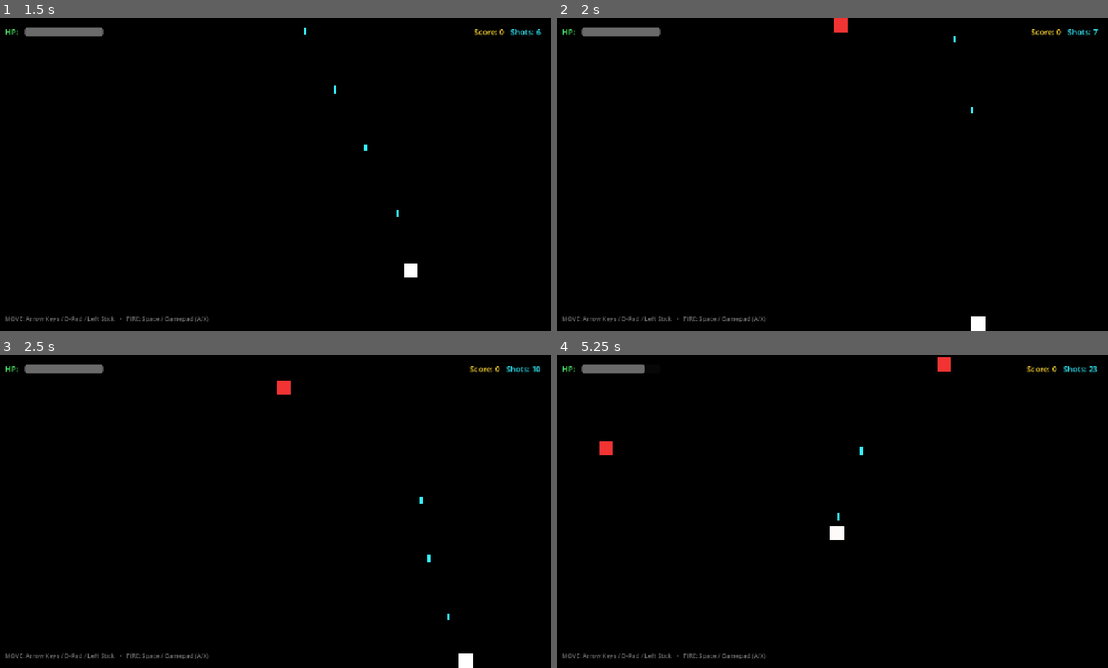
Above: before the commit, frames 1-4 (two rows, left to right).
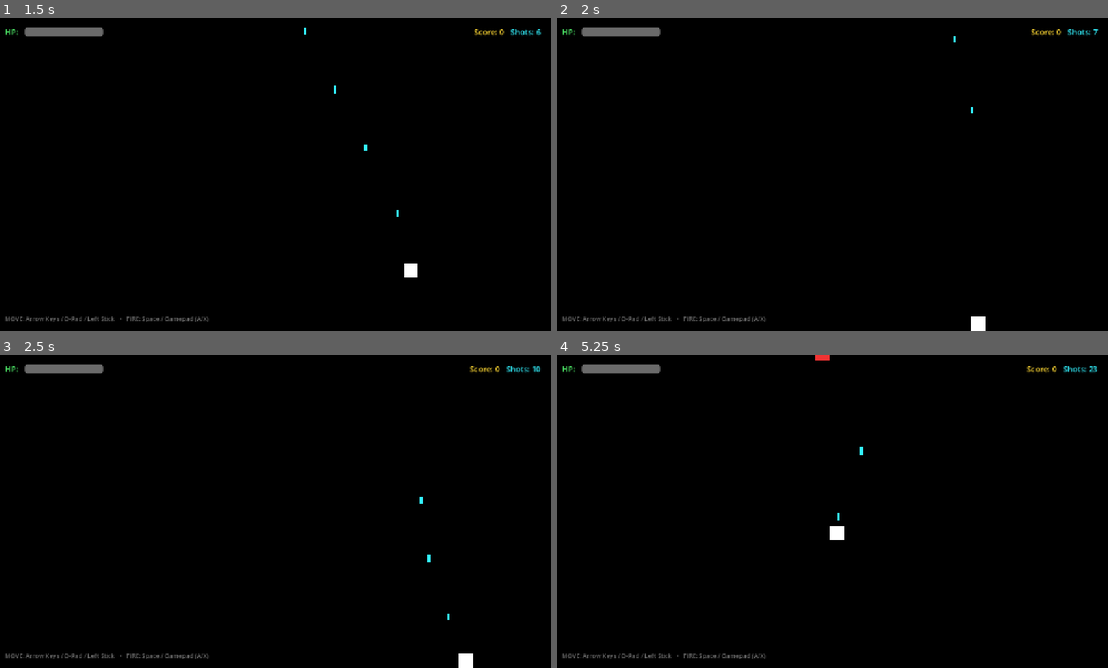
Above: after the commit, the same moments.

Repository: flou-ainan/first_godot_ai_made_game
Game: Godot game, scene res://main.tscn
The game is run twice, just before and just after one commit, with the same random seed, the same clock (stepped at 60 frames per second) and the same inputs.
Inputs:
- Up to frame 1 (1.5 s): tap Enter (ui_accept) at 0.5, 0.77 s; hold Right (ui_right) 0.53-1.28 s; hold Space (shoot) 0.53-1.28 s; hold Down (ui_down) from 1.28 s (still down); tap Space (shoot) at 1.35 s
- Up to frame 2 (2 s): keep holding Down (ui_down); tap Enter (ui_accept) at 1.52 s
- Up to frame 3 (2.5 s): release Down (ui_down) at 2.03 s; hold Right (ui_right) from 2.03 s (still down); hold Space (shoot) from 2.03 s (still down)
- Up to frame 4 (5.25 s): release Right (ui_right) at 2.78 s; release Space (shoot) at 2.78 s; hold Up (ui_up) 2.78-3.53 s; tap Space (shoot) at 2.85, 4.35 s; tap Enter (ui_accept) at 3.02, 3.77, 4.52 s; hold Space (shoot) 3.53-4.28 s; hold Left (ui_left) 3.53-5.03 s; hold Down (ui_down) from 5.03 s (still down); hold Space (shoot) from 5.03 s (still down)

Frame 1 is identical in both runs. In frame 2, 0.1% of the frame differs, in the area x 50-53%, y 0-5%; in frame 3, 0.1%; in frame 4, 0.4%, in the area x 7-72%, y 0-32%.

Commit message:
feat: spawn enemies every 2s after 5s initial delay

Diff:
--- a/main.gd
+++ b/main.gd
@@ -30,9 +30,8 @@
 @onready var _shots_label: Label = %ShotsLabel
 
 func _ready() -> void:
-	if _enemy_spawn_timer:
-		_enemy_spawn_timer.timeout.connect(_on_enemy_spawn_timer_timeout)
 	_update_hud()
+	get_tree().create_timer(5.0).timeout.connect(_start_enemy_spawning)
 
 func _physics_process(delta: float) -> void:
 	_handle_movement(delta)
@@ -85,7 +84,21 @@
 	_shots_fired += 1
 	_update_hud()
 
+func _start_enemy_spawning() -> void:
+	if not is_inside_tree():
+		return
+	_spawn_enemy()
+	if _enemy_spawn_timer:
+		_enemy_spawn_timer.wait_time = 2.0
+		_enemy_spawn_timer.one_shot = false
+		if not _enemy_spawn_timer.timeout.is_connected(_on_enemy_spawn_timer_timeout):
+			_enemy_spawn_timer.timeout.connect(_on_enemy_spawn_timer_timeout)
+		_enemy_spawn_timer.start()
+
 func _on_enemy_spawn_timer_timeout() -> void:
+	_spawn_enemy()
+
+func _spawn_enemy() -> void:
 	if not EnemyScene or not _enemies_container:
 		return
 
@@ -94,7 +107,7 @@
 	if not enemy:
 		return
 
-	enemy.position = Vector2(randf_range(40.0, 1240.0), -30.0)
+	enemy.position = Vector2(randf_range(50.0, 1230.0), -30.0)
 	if enemy.has_signal(&"destroyed"):
 		enemy.connect(&"destroyed", _on_enemy_destroyed)
 	_enemies_container.add_child(enemy)
--- a/main.tscn
+++ b/main.tscn
@@ -54,8 +54,8 @@
 
 [node name="EnemySpawnTimer" type="Timer" parent="."]
 unique_name_in_owner = true
-wait_time = 1.6
-autostart = true
+wait_time = 2.0
+one_shot = false
 
 [node name="HUD" type="CanvasLayer" parent="."]
 
